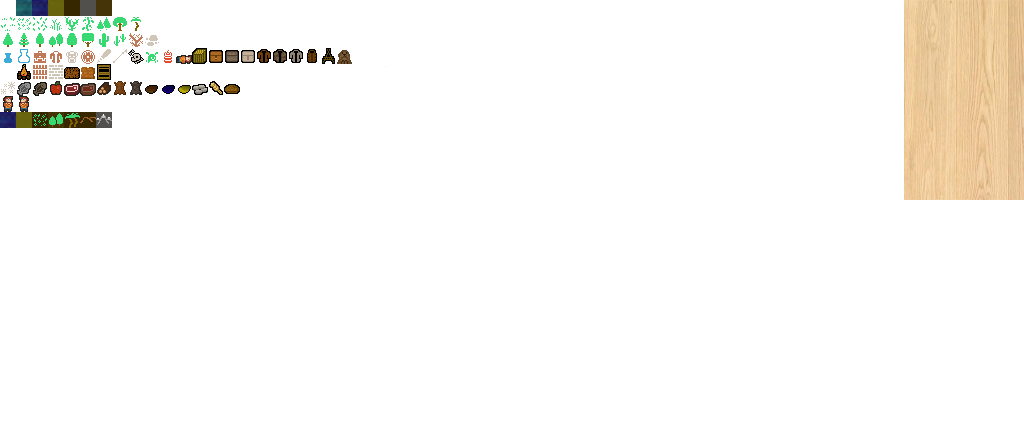
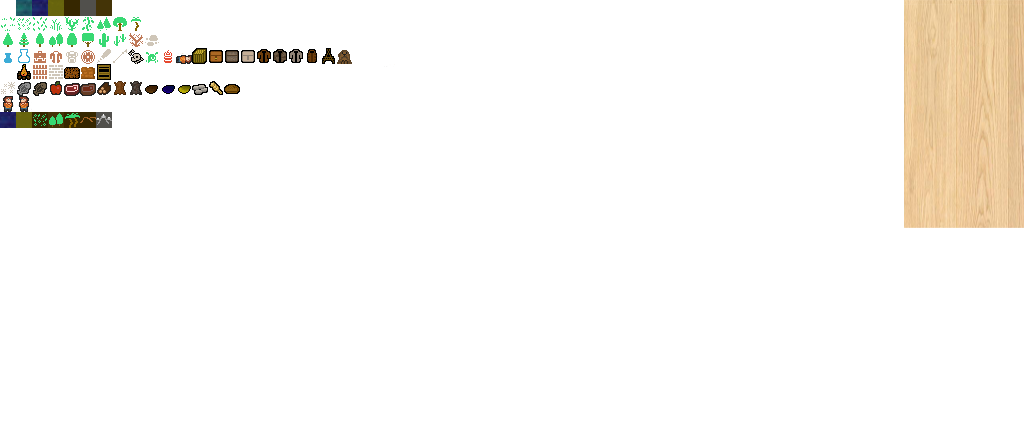
Layers edited between the first and the second 1024 x 428 image:
added layer "Calque copié" above "tilesheet.png" over [904, 4, 1024, 228]
painted on "tilesheet.png" over [904, 4, 1024, 200]
